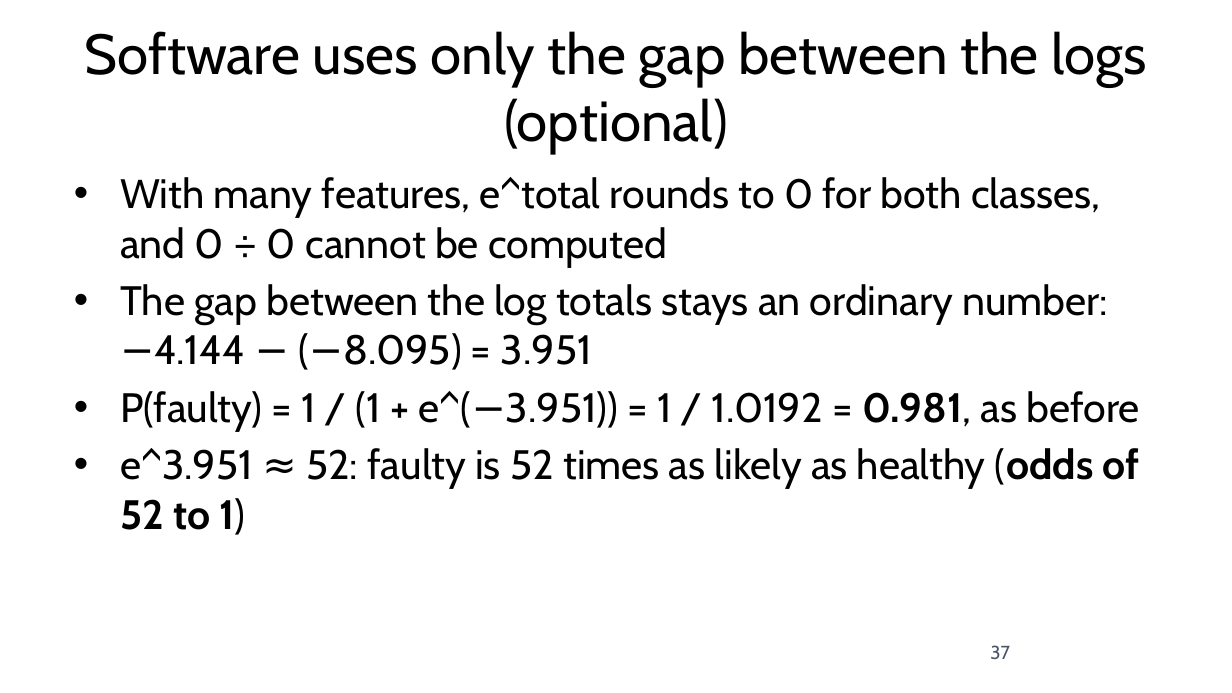
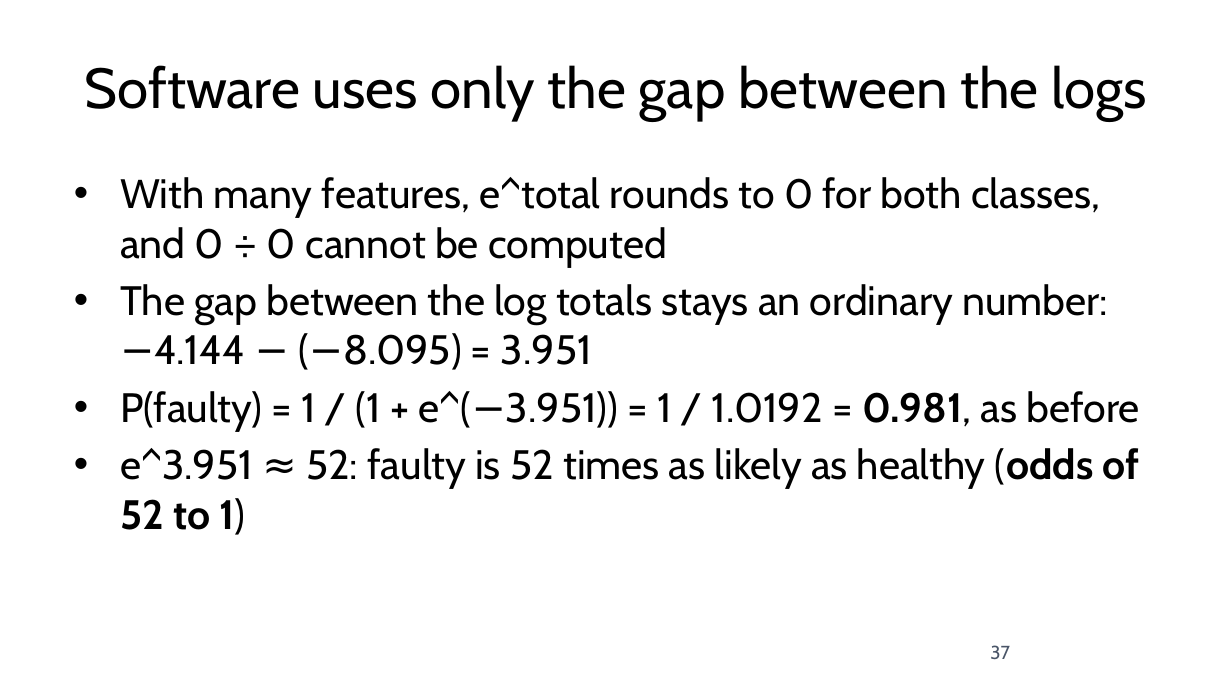
Before and after one commit to fabioantonini/technologies-for-artificial-intelligence, a slide deck: slide 37 of Lessons/06_knn_naive_bayes_svm/Slides/knn_naive_bayes_svm_slides.pptx. Drawn at 1232x693 pixels with LibreOffice and Linux fonts; fonts in the diff are those of the drawing; background and template pictures are left out. Boxes give left, top, right and bottom in pixels: in the first picture for what was removed or moved away, otherwise in the second. Text is boxed around its words. In the diff, an @@ line names an element or a change of style, - is before the commit and + after.

```diff
--- a/Lessons/06_knn_naive_bayes_svm/Slides/knn_naive_bayes_svm_slides.pptx
+++ b/Lessons/06_knn_naive_bayes_svm/Slides/knn_naive_bayes_svm_slides.pptx
@@ title at box(85, 65, 1147, 121): text changed @@
-Software uses only the gap between the logs (optional)
+Software uses only the gap between the logs
```
Also in this commit, not shown: 13 other slides changed, 6 other files.
